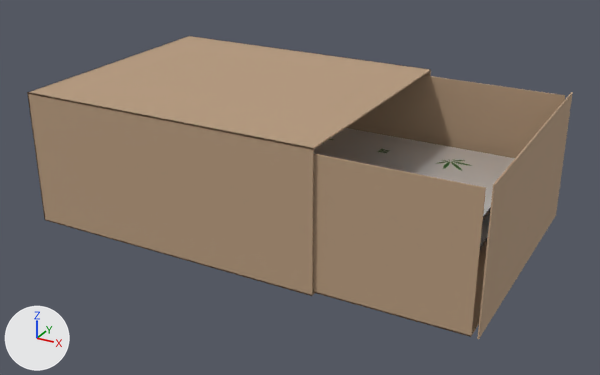
Two versions of the glTF model images/models/preroll-shorts-open.glb, one commit apart.
Camera for both pictures: a 50 mm lens placed at (0.1569, -0.2397, 0.1317), pointed at (0.0274, -0.0042, 0.014). Lighting does not change. The marker at lower left points along +X, +Y and +Z. The first picture is the older version. Where no turn or scale is listed for an object, it has been applied to the vertices.

The first picture shows 'shb_d0', 'shb_d1', 'shb_d2', 'shb_d4', 'shb_s1', 'shb_s2', 'st1_foil' and 6 more.
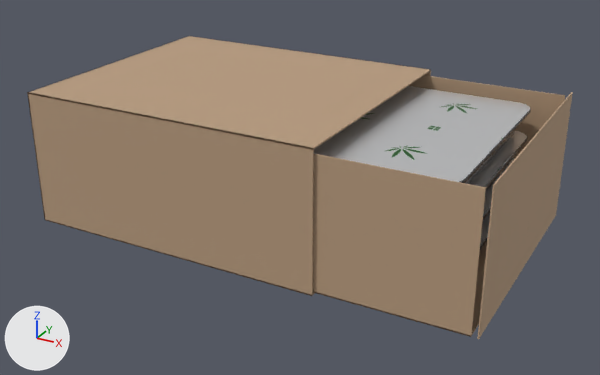
Location of each change, [x1, y1, x2, y2] in pixels of the pictures (600 x 375 px):
'st3_foil', added
    after: [314, 86, 530, 182]
'st2_foil', added
    after: [469, 131, 527, 187]
'st3', added (mostly hidden)
    after: [419, 87, 531, 184]
'st2', added (mostly hidden)
    after: [485, 134, 528, 191]
'shb_d2', unchanged, covered by the edit
    before: [346, 75, 565, 158]
    after: [409, 75, 565, 158]
'st1_foil', unchanged, covered by the edit
    before: [314, 128, 515, 216]
    after: [483, 158, 515, 216]

Diff of the bpy script that builds the scene:
```diff
--- a/images/models/preroll-shorts-open.glb.py
+++ b/images/models/preroll-shorts-open.glb.py
@@ ob_st3_foil @@
+ob_st3_foil = bpy.data.objects.new('st3_foil', me_st1_foil.copy())  # the mesh of ob_st1_foil
+ob_st3_foil.location = (0.052, 0.0, 0.0424)
@@ ob_st3 @@
+ob_st3 = bpy.data.objects.new('st3', me_st1.copy())  # the mesh of ob_st1
+ob_st3.location = (0.052, 0.0, 0.0424)
@@ ob_st2_foil @@
+ob_st2_foil = bpy.data.objects.new('st2_foil', me_st1_foil.copy())  # the mesh of ob_st1_foil
+ob_st2_foil.location = (0.052, 0.0, 0.032)
@@ ob_st2 @@
+ob_st2 = bpy.data.objects.new('st2', me_st1.copy())  # the mesh of ob_st1
+ob_st2.location = (0.052, 0.0, 0.032)
```
